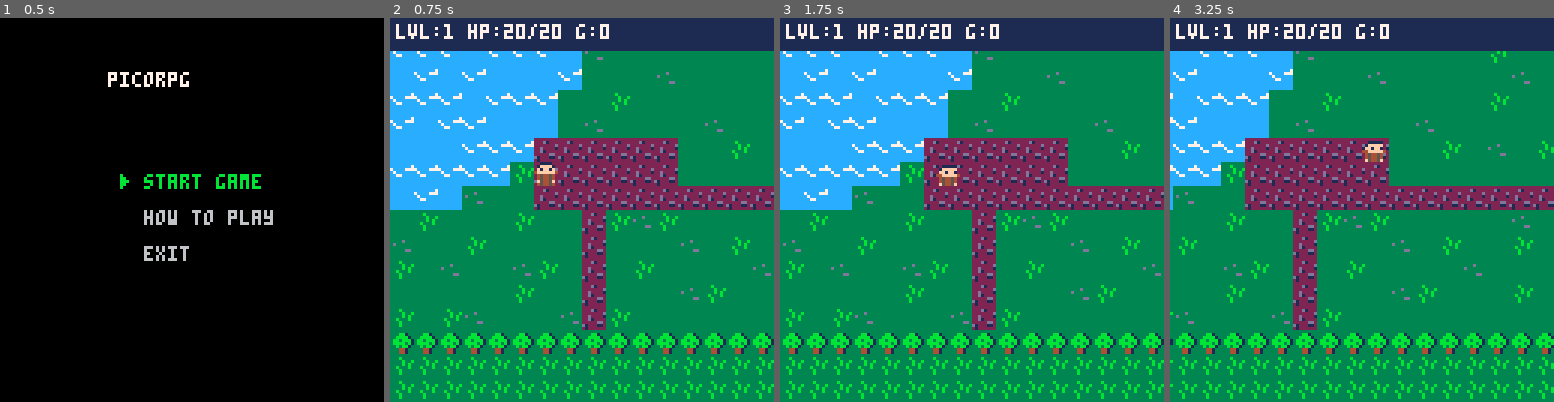
Above: before the commit, frames 1-4 (left to right).
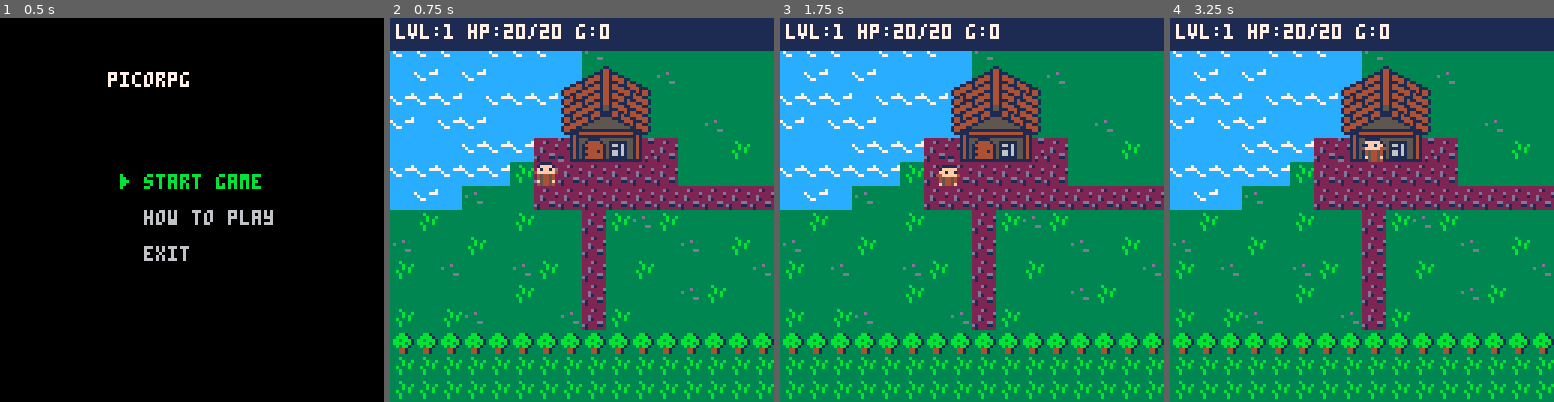
Above: after the commit, the same moments.

Repository: matthurtado/PicoRPG
Game: PICO-8 cartridge assets/base.p8
The game is run twice, just before and just after one commit, with the same random seed, the same clock (stepped at 60 frames per second) and the same inputs.
Inputs:
- Up to frame 1 (0.5 s): tap X (X key) at 0.33 s
- Up to frame 2 (0.75 s): tap O (Z key) at 0.7 s
- Up to frame 3 (1.75 s): tap X (X key) at 1.07 s; hold Right from 1.6 s (still down); tap O (Z key) at 1.7 s
- Up to frame 4 (3.25 s): tap X (X key) at 1.85, 2.97 s; release Right at 2.1 s; tap O (Z key) at 2.1, 2.5, 2.9 s; hold Up 2.15-2.42 s; hold Right 2.47-3.03 s; hold Left from 3.08 s (still down)

Frame 1 is identical in both runs. In frame 2, 5.0% of the frame differs, in the area x 43-69%, y 12-38%; in frame 3, 5.0%; in frame 4, 30%, in the area x 0-100%, y 8-100%.

Commit message:
adding a little house

Diff:
--- a/assets/base.p8
+++ b/assets/base.p8
@@ -144,15 +144,15 @@
 
 
 __gff__
-0000000000000000000000000000000000000000000000000000000000000000020201000000000000000000000000000201010000000000000000000000000000000000000000000000000000000000000000000000000000000000000000000000000000000000000000000000000000000000000000000000000000000000
+0000000000000000000000000000000000000000000000000000000000000000020201000000000000000000000000000201010000000000000000000000000001010101000000000000000000000000010101010000000000000000000000000101010100000000000000000000000001040101000000000000000000000000
 0000000000000000000000000000000000000000000000000000000000000000000000000000000000000000000000000000000000000000000000000000000000000000000000000000000000000000000000000000000000000000000000000000000000000000000000000000000000000000000000000000000000000000
 __map__
-3222322232322232212120302120213021212021233021312020202020202020202020202020202020202020202020202020202020202020202020202020202020202020202020202020202020202020202020202020202020202020202020202020202020202020202020202020202020202020202020202020202020202020
+3222322232322232212120212120213021212021233021312020202020202020202020202020202020202020202020202020202020202020202020202020202020202020202020202020202020202020202020202020202020202020202020202020202020202020202020202020202020202020202020202020202020202020
 2222223222222232302121212121212120212121232120312020202020202020202020202020202020202020202020202020202020202020202020202020202020202020202020202020202020202020202020202020202020202020202020202020202020202020202020202020202020202020202020202020202020202020
-3222322232323222212121302121212121302120232021312020202020202020202020202020202020202020202020202020202020202020202020202020202020202020202020202020202020202020202020202020202020202020202020202020202020202020202020202020202020202020202020202020202020202020
-2222223222222221212021212121212120212121232130312020202020202020202020202020202020202020202020202020202020202020202020202020202020202020202020202020202020202020202020202020202020202020202020202020202020202020202020202020202020202020202020202020202020202020
-2232222232323221302121212130212121212121232121312020202020202020202020202020202020202020202020202020202020202020202020202020202020202020202020202020202020202020202020202020202020202020202020202020202020202020202020202020202020202020202020202020202020202020
-3232322222222323232323232121202130212021232021312020202020202020202020202020202020202020202020202020202020202020202020202020202020202020202020202020202020202020202020202020202020202020202020202020202020202020202020202020202020202020202020202020202020202020
+3222322232323240414243302121212121302120232021312020202020202020202020202020202020202020202020202020202020202020202020202020202020202020202020202020202020202020202020202020202020202020202020202020202020202020202020202020202020202020202020202020202020202020
+2222223222222250515253212121212120212121232130312020202020202020202020202020202020202020202020202020202020202020202020202020202020202020202020202020202020202020202020202020202020202020202020202020202020202020202020202020202020202020202020202020202020202020
+2232222232323260616263212130212121212121232121312020202020202020202020202020202020202020202020202020202020202020202020202020202020202020202020202020202020202020202020202020202020202020202020202020202020202020202020202020202020202020202020202020202020202020
+3232322222222370717273232121202130212021232021312020202020202020202020202020202020202020202020202020202020202020202020202020202020202020202020202020202020202020202020202020202020202020202020202020202020202020202020202020202020202020202020202020202020202020
 2222222222202323232323232121212121212130232121312020202020202020202020202020202020202020202020202020202020202020202020202020202020202020202020202020202020202020202020202020202020202020202020202020202020202020202020202020202020202020202020202020202020202020
 3222323021212323232323232323232323232323233021312020202020202020202020202020202020202020202020202020202020202020202020202020202020202020202020202020202020202020202020202020202020202020202020202020202020202020202020202020202020202020202020202020202020202020
 2120212121202121232030202121212121302120212120312020202020202020202020202020202020202020202020202020202020202020202020202020202020202020202020202020202020202020202020202020202020202020202020202020202020202020202020202020202020202020202020202020202020202020
Not shown, changed: 32 lines of the sprite sheet (__gfx__) section of assets/base.p8
